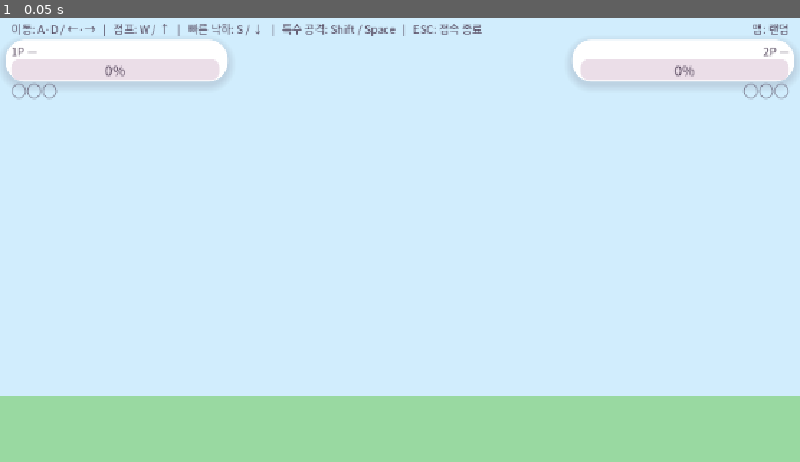
Above: before the commit, frame 1.
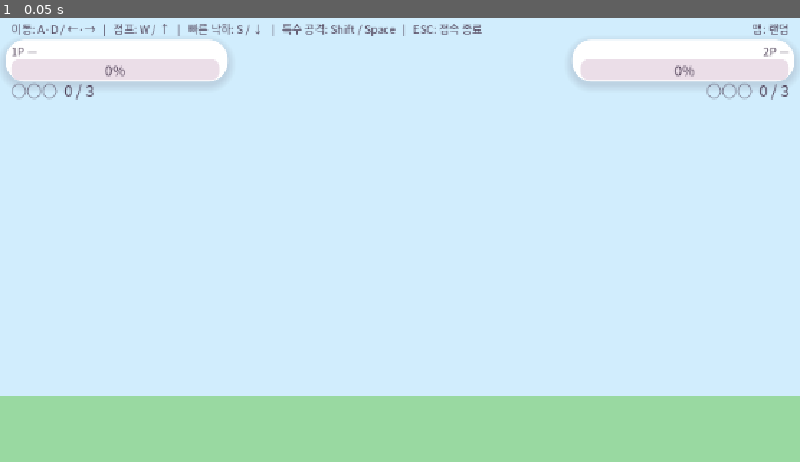
Above: after the commit, the same moment.

Repository: KADSA-OFFICIAL/Group-3
Game: Godot game, scene res://scenes/main.tscn
The game is run twice, just before and just after one commit, with the same random seed, the same clock (stepped at 60 frames per second) and the same inputs. This scene is started directly instead of the project's main scene.
Inputs:
- Up to frame 1 (0.05 s): no input

The runs differ from the first frame. In frame 1, 0.2% of the frame differs, in the area x 8-99%, y 14-19%.

Commit message:
feat: 경기 표현을 라운드 승리에서 포인트 획득으로 통일 (#76)
규칙(1포인트씩, 3포인트 선취 승리)은 그대로 두고 화면 문구만 바꾼다.

- 배너: "다음 라운드..." → "1P +1 포인트" (누가 얻었는지 표시)
- 배너: "1P 승리!" → "1P 승리!  3포인트 달성"
- HUD 점수: "●○○" → "●○○  1 / 3" (동그라미 + 숫자)
- 상대가 빠져 득점자가 없는 경우는 배너 없이 다음 판만 예약한다
- 주석과 하네스 문서의 "라운드 승패" 표현도 포인트로 정리

Co-Authored-By: Claude Opus 5 <noreply@anthropic.com>

Diff:
--- a/scripts/combat.gd
+++ b/scripts/combat.gd
@@ -22,14 +22,15 @@
 ## 라운드 시작 후 이 시간 동안은 서로 피해를 주고받지 않는다.
 const ROUND_START_GRACE := 2.0
 
-## 3점 선취 승리 (계획서).
+## 상대를 쓰러뜨리면 1포인트, 이만큼을 먼저 얻으면 승리 (계획서).
+## "몇 판을 이겼는가"가 아니라 "몇 포인트를 모았는가"로 센다.
 const POINTS_TO_WIN := 3
 
-## 한쪽이 죽고 다음 라운드가 시작되기까지의 대기 시간.
+## 포인트가 나가고 다음 판이 시작되기까지의 대기 시간.
 ## 죽은 순간 바로 재배치되면 무슨 일이 있었는지 보이지 않는다.
 const ROUND_RESTART_DELAY := 2.0
 
-## 3점에 도달해 승리가 표시된 뒤 대기실로 돌아가기까지의 시간.
+## 3포인트에 도달해 승리가 표시된 뒤 대기실로 돌아가기까지의 시간.
 const MATCH_END_DELAY := 4.0
 
 enum Knockback { WEAK, MEDIUM, STRONG }
--- a/scripts/main.gd
+++ b/scripts/main.gd
@@ -6,7 +6,7 @@
 ## 플레이어의 체력·상태이상은 Player의 server_* 함수로 전달한다.
 ## 통합 가이드: docs/weapon-system.md
 ##
-## 라운드 진행(점수·3점 선취)도 여기가 주인이다. 판정은 전부 서버에서 하고
+## 포인트 진행(쓰러뜨리면 1포인트·3포인트 선취)도 여기가 주인이다. 판정은 전부 서버에서 하고
 ## 결과만 `_receive_round`로 복제한다 — 클라이언트는 점수를 세지 않는다.
 
 const PLAYER_SCENE := preload("res://scenes/player.tscn")
@@ -139,26 +139,31 @@
 
 # ─────────────────────────── 라운드 진행 (서버 판정) ───────────────────────────
 
-## 죽은 쪽의 상대가 1점을 얻는다. 3점이면 경기가 끝나고, 아니면 다음 라운드를 예약한다.
+## 죽은 쪽의 상대가 1포인트를 얻는다. 3포인트면 경기가 끝나고, 아니면 다음 판을 예약한다.
+## 화면에는 "누가 이겼다"가 아니라 "누가 1포인트를 얻었다"로 보여준다.
 func _on_player_died(peer_id: int) -> void:
 	if not multiplayer.is_server() or _match_over:
 		return
-	# 이미 이번 라운드의 승패가 갈렸다 — 대기 중에 남은 쪽이 또 떨어져도 점수를 주지 않는다.
+	# 이미 이번 판의 포인트가 나갔다 — 대기 중에 남은 쪽이 또 떨어져도 점수를 주지 않는다.
 	if _round_restart_at > 0.0:
 		return
-	var winner := _opponent_of(peer_id)
-	if winner != null:
-		var id := winner.owner_peer_id
-		scores[id] = int(scores.get(id, 0)) + 1
-
-	if winner != null and int(scores[winner.owner_peer_id]) >= Combat.POINTS_TO_WIN:
+	var scorer := _opponent_of(peer_id)
+	if scorer == null:
+		_round_restart_at = _now() + Combat.ROUND_RESTART_DELAY
+		_broadcast_round("")
+		return
+
+	var id := scorer.owner_peer_id
+	scores[id] = int(scores.get(id, 0)) + 1
+
+	if int(scores[id]) >= Combat.POINTS_TO_WIN:
 		_match_over = true
 		_return_at = _now() + Combat.MATCH_END_DELAY
-		_broadcast_round("%s 승리!" % winner.player_name)
+		_broadcast_round("%s 승리!  %d포인트 달성" % [scorer.player_name, Combat.POINTS_TO_WIN])
 		return
 
 	_round_restart_at = _now() + Combat.ROUND_RESTART_DELAY
-	_broadcast_round("다음 라운드...")
+	_broadcast_round("%s +1 포인트" % scorer.player_name)
 
 
 ## 양쪽을 되살리고 판을 깨끗이 만든다. 여기서 안 지운 값은 다음 라운드로 새어 나간다.
@@ -724,10 +729,12 @@
 	banner_label.visible = banner != ""
 
 
-## 딴 점수는 채운 동그라미, 남은 점수는 빈 동그라미로 보여준다 (3점 선취).
+## 딴 포인트는 채운 동그라미, 남은 포인트는 빈 동그라미로 보여주고 숫자를 함께 적는다.
+## 동그라미만 있으면 몇 포인트 중 몇 포인트인지 한눈에 안 읽힌다 (3포인트 선취).
 func _score_text(score: int) -> String:
 	var filled := clampi(score, 0, Combat.POINTS_TO_WIN)
-	return "●".repeat(filled) + "○".repeat(Combat.POINTS_TO_WIN - filled)
+	var dots := "●".repeat(filled) + "○".repeat(Combat.POINTS_TO_WIN - filled)
+	return "%s  %d / %d" % [dots, filled, Combat.POINTS_TO_WIN]
 
 
 func _unhandled_input(event: InputEvent) -> void:
Not shown, changed: AGENTS.md
Not shown, changed: CLAUDE.md
